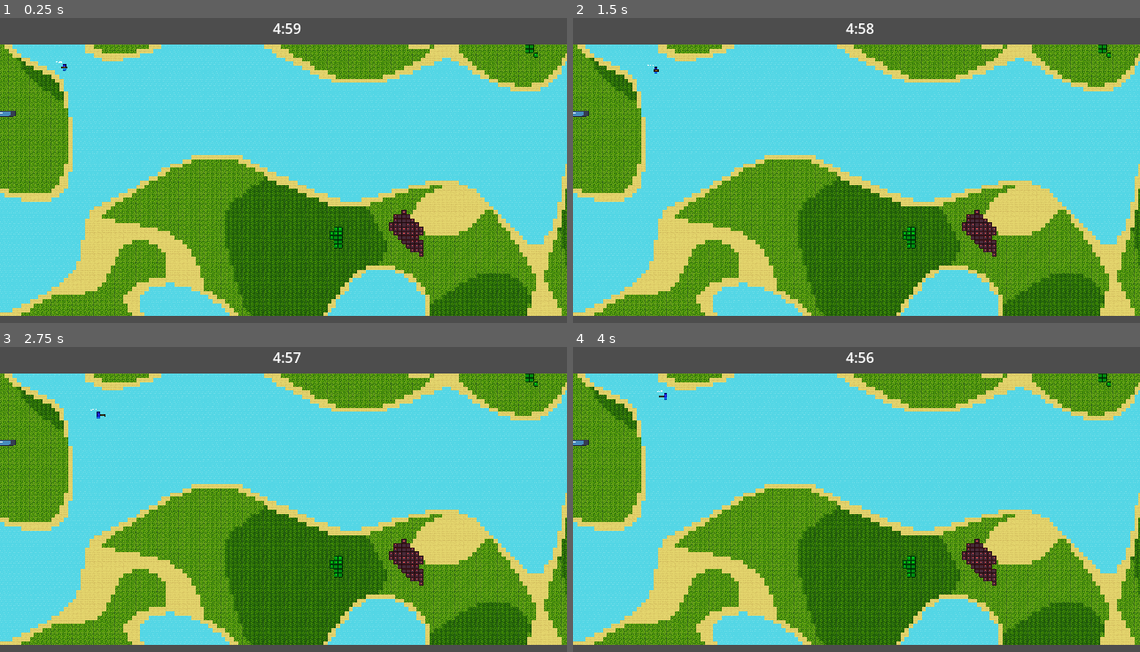
Above: before the commit, frames 1-4 (two rows, left to right).
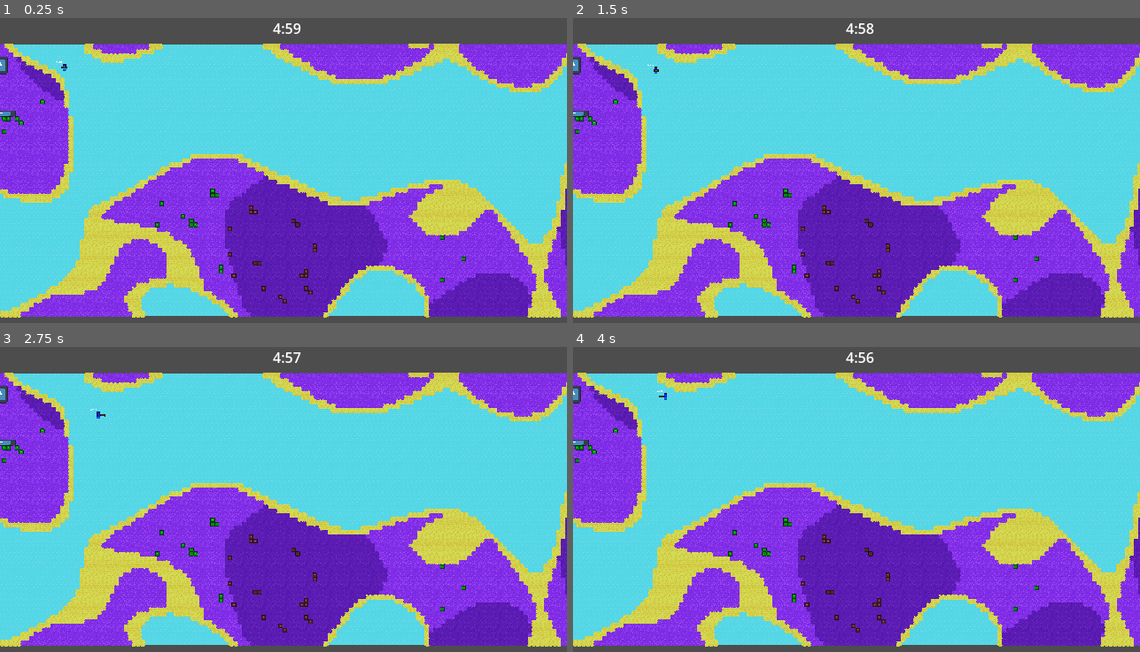
Above: after the commit, the same moments.

Repository: Tabagstine/lsdjam-2026-entry
Game: Godot game, scene res://zones/purple_world.tscn
Same seed, same stepped clock (60 frames per second), same inputs: the game is played once before the commit and once after it. The engine's default icon, where the game draws it, is replaced by a stand-in: a white triangle on a blue panel in a dark square.
Inputs:
- Up to frame 1 (0.25 s): no input
- Up to frame 2 (1.5 s): tap Enter at 0.5 s; hold D (move_right) 0.53-1.28 s; tap Q (delete_recent_food) at 0.6 s; tap Space at 1.25 s; hold S (move_down) from 1.28 s (still down); tap E (interact) at 1.35 s
- Up to frame 3 (2.75 s): tap Enter at 2 s; release S (move_down) at 2.03 s; hold D (move_right) from 2.03 s (still down); tap Q (delete_recent_food) at 2.1 s
- Up to frame 4 (4 s): tap Space at 2.75 s; release D (move_right) at 2.78 s; hold W (move_up) 2.78-3.53 s; tap E (interact) at 2.85 s; hold A (move_left) from 3.53 s (still down); tap Q (delete_recent_food) at 3.6 s

The runs differ from the first frame. In frame 1, 42% of the frame differs, in the area x 0-100%, y 8-99%; in frame 2, 42%; in frame 3, 42%; in frame 4, 42%.

Commit message:
monster + terrain improved
made the terrain look better and become an actual area. monster now spawn in the world

Diff:
--- a/generated_item.gd
+++ b/generated_item.gd
@@ -9,7 +9,7 @@
 ##Biome the item must be generated in, leave empty for any biome
 @export var biome: StringName = "Any"
 ##Tile type the item must be generated on, leave empty for any tile
-@export var tile_type: StringName = "Grass"
+@export var tile_type: StringName = "Any"
 @export_subgroup("Elevation Information")
 @export var elevation_value: float
 ##What the elevation value dictates
--- a/zones/purple_world.tscn
+++ b/zones/purple_world.tscn
@@ -2,6 +2,12 @@
 
 [ext_resource type="PackedScene" uid="uid://b7hfvkq31xel4" path="res://zones/zone_base.tscn" id="1_tetp2"]
 [ext_resource type="Script" uid="uid://cslbirejba6da" path="res://biome_resource.gd" id="2_k7yo4"]
+[ext_resource type="Script" uid="uid://c4ypnurmqycwc" path="res://generated_item.gd" id="3_fgku8"]
+[ext_resource type="PackedScene" uid="uid://l5wj15ypwfhv" path="res://kitchen/kitchen_counter.tscn" id="4_g8qkk"]
+[ext_resource type="PackedScene" uid="uid://brfrwlwo4clc" path="res://monster/monster.tscn" id="5_1ugwa"]
+[ext_resource type="PackedScene" uid="uid://qetrk6exq0d6" path="res://food/foods/apple.tscn" id="5_ao7dq"]
+[ext_resource type="PackedScene" uid="uid://bymjuhgd6ey74" path="res://food/foods/kiwi.tscn" id="6_1ugwa"]
+[ext_resource type="Texture2D" uid="uid://bm8oehx1eenqa" path="res://zones/purple_land_tiles.png" id="7_g8qkk"]
 
 [sub_resource type="FastNoiseLite" id="FastNoiseLite_i2n25"]
 noise_type = 3
@@ -39,6 +45,123 @@
 moisture_value = 0.05000000000000004
 metadata/_custom_type_script = "uid://cslbirejba6da"
 
+[sub_resource type="Resource" id="Resource_tyse7"]
+script = ExtResource("3_fgku8")
+scene = ExtResource("4_g8qkk")
+elevation_value = 0.8
+elevation_requirement = "number_is_greater_than"
+fallback = "greatest_number"
+force_spawn = true
+metadata/_custom_type_script = "uid://c4ypnurmqycwc"
+
+[sub_resource type="Resource" id="Resource_1ugwa"]
+script = ExtResource("3_fgku8")
+scene = ExtResource("5_1ugwa")
+biome = &"Plains"
+tile_type = &"Grass"
+elevation_value = 0.2
+elevation_requirement = "number_is_greater_than"
+fallback = "smallest_number"
+metadata/_custom_type_script = "uid://c4ypnurmqycwc"
+
+[sub_resource type="FastNoiseLite" id="FastNoiseLite_ouccu"]
+frequency = 0.1621
+
+[sub_resource type="Resource" id="Resource_komur"]
+script = ExtResource("3_fgku8")
+scene = ExtResource("5_ao7dq")
+biome = &"Forest"
+elevation_value = 0.15
+elevation_requirement = "number_is_greater_than"
+fallback = "greatest_number"
+use_noise_generation = true
+noise_generation = SubResource("FastNoiseLite_ouccu")
+noise_requirement = 0.4
+maximum_amount = 20
+metadata/_custom_type_script = "uid://c4ypnurmqycwc"
+
+[sub_resource type="FastNoiseLite" id="FastNoiseLite_g8qkk"]
+frequency = 0.1621
+
+[sub_resource type="Resource" id="Resource_ao7dq"]
+script = ExtResource("3_fgku8")
+scene = ExtResource("6_1ugwa")
+biome = &"Plains"
+elevation_value = 0.15
+elevation_requirement = "number_is_greater_than"
+fallback = "greatest_number"
+use_noise_generation = true
+noise_generation = SubResource("FastNoiseLite_g8qkk")
+noise_requirement = 0.5
+maximum_amount = 50
+metadata/_custom_type_script = "uid://c4ypnurmqycwc"
+
+[sub_resource type="TileSetAtlasSource" id="TileSetAtlasSource_ao7dq"]
+texture = ExtResource("7_g8qkk")
+texture_region_size = Vector2i(48, 48)
+0:0/0 = 0
+0:0/0/z_index = 3
+0:0/0/terrain_set = 0
+0:0/0/terrain = 0
+0:0/0/terrains_peering_bit/right_side = 0
+0:0/0/terrains_peering_bit/bottom_right_corner = 0
+0:0/0/terrains_peering_bit/bottom_side = 0
+0:0/0/terrains_peering_bit/bottom_left_corner = 0
+0:0/0/terrains_peering_bit/left_side = 0
+0:0/0/terrains_peering_bit/top_left_corner = 0
+0:0/0/terrains_peering_bit/top_side = 0
+0:0/0/terrains_peering_bit/top_right_corner = 0
+0:0/0/custom_data_0 = "Grass"
+0:0/0/custom_data_1 = "Forest"
+1:0/0 = 0
+1:0/0/z_index = 2
+1:0/0/custom_data_0 = "Grass"
+1:0/0/custom_data_1 = "Plains"
+2:0/0 = 0
+2:0/0/z_index = 1
+2:0/0/terrain_set = 0
+2:0/0/terrain = 2
+2:0/0/terrains_peering_bit/right_side = 2
+2:0/0/terrains_peering_bit/bottom_right_corner = 2
+2:0/0/terrains_peering_bit/bottom_side = 2
+2:0/0/terrains_peering_bit/bottom_left_corner = 2
+2:0/0/terrains_peering_bit/left_side = 2
+2:0/0/terrains_peering_bit/top_left_corner = 2
+2:0/0/terrains_peering_bit/top_side = 2
+2:0/0/terrains_peering_bit/top_right_corner = 2
+2:0/0/custom_data_0 = "Sand"
+2:0/0/custom_data_1 = "General"
+3:0/0 = 0
+3:0/0/terrain_set = 0
+3:0/0/terrain = 3
+3:0/0/terrains_peering_bit/right_side = 3
+3:0/0/terrains_peering_bit/bottom_right_corner = 3
+3:0/0/terrains_peering_bit/bottom_side = 3
+3:0/0/terrains_peering_bit/bottom_left_corner = 3
+3:0/0/terrains_peering_bit/left_side = 3
+3:0/0/terrains_peering_bit/top_left_corner = 3
+3:0/0/terrains_peering_bit/top_side = 3
+3:0/0/terrains_peering_bit/top_right_corner = 3
+3:0/0/custom_data_0 = "Water"
+3:0/0/custom_data_1 = "General"
+
+[sub_resource type="TileSet" id="TileSet_1ugwa"]
+tile_size = Vector2i(32, 32)
+terrain_set_0/mode = 0
+terrain_set_0/terrain_0/name = "ForestGrass"
+terrain_set_0/terrain_0/color = Color(0.25, 0.5, 0.3, 1)
+terrain_set_0/terrain_1/name = "NormalGrass"
+terrain_set_0/terrain_1/color = Color(0.5, 1, 0.5083333, 1)
+terrain_set_0/terrain_2/name = "Sand"
+terrain_set_0/terrain_2/color = Color(0.94166666, 1, 0.5, 1)
+terrain_set_0/terrain_3/name = "Water"
+terrain_set_0/terrain_3/color = Color(0.5, 0.9666666, 1, 1)
+custom_data_layer_0/name = "Tile Type"
+custom_data_layer_0/type = 4
+custom_data_layer_1/name = "Tile Biome"
+custom_data_layer_1/type = 4
+sources/0 = SubResource("TileSetAtlasSource_ao7dq")
+
 [node name="PurpleWorld" unique_id=1308950749 instance=ExtResource("1_tetp2")]
 sea_level = -0.04999999999999999
 noises = Dictionary[StringName, FastNoiseLite]({
@@ -47,3 +170,7 @@
 &"temperature": SubResource("FastNoiseLite_13bvk")
 })
 biomes = Array[ExtResource("2_k7yo4")]([SubResource("Resource_fgku8"), SubResource("Resource_g8qkk")])
+items_to_be_generated = Array[ExtResource("3_fgku8")]([SubResource("Resource_tyse7"), SubResource("Resource_1ugwa"), SubResource("Resource_komur"), SubResource("Resource_ao7dq")])
+
+[node name="TerrainTiles" parent="." index="0" unique_id=1801103313]
+tile_set = SubResource("TileSet_1ugwa")
--- a/zones/zone_base.gd
+++ b/zones/zone_base.gd
@@ -76,7 +76,7 @@
 					item_spawn_passed=current_item.noise_generation.get_noise_2d(x,y)>current_item.noise_requirement
 				if randi_range(0,current_item.not_spawn_chance)!=0:
 					item_spawn_passed=false
-				if iterated_tile.get_custom_data("Tile Type")!=current_item.tile_type:
+				if iterated_tile.get_custom_data("Tile Type")!=current_item.tile_type and current_item.tile_type!="Any":
 					item_spawn_passed=false
 				if get_cell_biome(x,y)!=current_item.biome and current_item.biome!="Any":
 					item_spawn_passed=false
--- a/zones/zone_base.tscn
+++ b/zones/zone_base.tscn
@@ -6,6 +6,7 @@
 [ext_resource type="PackedScene" uid="uid://lyaxnkodrwic" path="res://player/player.tscn" id="3_ofnxr"]
 [ext_resource type="PackedScene" uid="uid://l5wj15ypwfhv" path="res://kitchen/kitchen_counter.tscn" id="3_ouccu"]
 [ext_resource type="PackedScene" uid="uid://qetrk6exq0d6" path="res://food/foods/apple.tscn" id="4_ouccu"]
+[ext_resource type="PackedScene" uid="uid://brfrwlwo4clc" path="res://monster/monster.tscn" id="4_t5ouc"]
 [ext_resource type="PackedScene" uid="uid://bymjuhgd6ey74" path="res://food/foods/kiwi.tscn" id="5_tyse7"]
 
 [sub_resource type="Resource" id="Resource_tyse7"]
@@ -17,35 +18,49 @@
 force_spawn = true
 metadata/_custom_type_script = "uid://c4ypnurmqycwc"
 
+[sub_resource type="Resource" id="Resource_g8qkk"]
+script = ExtResource("2_i6ywb")
+scene = ExtResource("4_t5ouc")
+tile_type = &"Grass"
+elevation_value = 0.3
+elevation_requirement = "number_is_less_than"
+fallback = "smallest_number"
+force_spawn = true
+metadata/_custom_type_script = "uid://c4ypnurmqycwc"
+
 [sub_resource type="FastNoiseLite" id="FastNoiseLite_ouccu"]
-frequency = 0.0133
+frequency = 0.1621
 
 [sub_resource type="Resource" id="Resource_i6ywb"]
 script = ExtResource("2_i6ywb")
 scene = ExtResource("4_ouccu")
+biome = &"Plains"
+tile_type = &"Grass"
 elevation_value = 0.15
 elevation_requirement = "number_is_greater_than"
 fallback = "greatest_number"
 use_noise_generation = true
 noise_generation = SubResource("FastNoiseLite_ouccu")
-noise_requirement = 0.3
+noise_requirement = 0.5
 maximum_amount = 50
 metadata/_custom_type_script = "uid://c4ypnurmqycwc"
 
 [sub_resource type="FastNoiseLite" id="FastNoiseLite_t5ouc"]
 noise_type = 4
-frequency = 0.0411
+frequency = 0.1751
 
 [sub_resource type="Resource" id="Resource_ouccu"]
 script = ExtResource("2_i6ywb")
 scene = ExtResource("5_tyse7")
+biome = &"Forest"
+tile_type = &"Grass"
 elevation_value = 0.4
 elevation_requirement = "number_is_less_than"
 fallback = "smallest_number"
 use_noise_generation = true
 noise_generation = SubResource("FastNoiseLite_t5ouc")
-noise_requirement = 0.2
-maximum_amount = 159
+noise_requirement = 0.4
+maximum_amount = 40
 metadata/_custom_type_script = "uid://c4ypnurmqycwc"
 
 [sub_resource type="TileSetAtlasSource" id="TileSetAtlasSource_ogn4w"]
@@ -127,7 +142,7 @@
 script = ExtResource("1_ofnxr")
 map_size = Vector2(150, 64)
 defualt_biome = &"Plains"
-items_to_be_generated = Array[ExtResource("2_i6ywb")]([SubResource("Resource_tyse7"), SubResource("Resource_i6ywb"), SubResource("Resource_ouccu")])
+items_to_be_generated = Array[ExtResource("2_i6ywb")]([SubResource("Resource_tyse7"), SubResource("Resource_g8qkk"), SubResource("Resource_i6ywb"), SubResource("Resource_ouccu")])
 
 [node name="TerrainTiles" type="TileMapLayer" parent="." unique_id=1801103313]
 tile_set = SubResource("TileSet_esqlh")
Binary file added: purple_land_tiles.aseprite
Binary file added: purple_land_tiles.png
Not shown, added: purple_land_tiles.png.import
Binary file added: zones/purple_land_tiles.aseprite
Binary file added: zones/purple_land_tiles.png
Not shown, added: zones/purple_land_tiles.png.import
